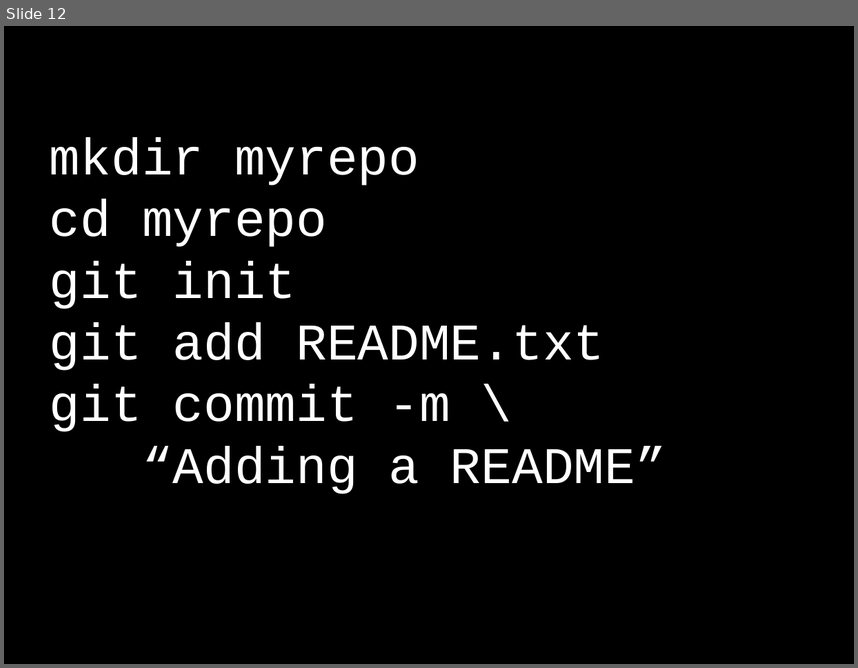
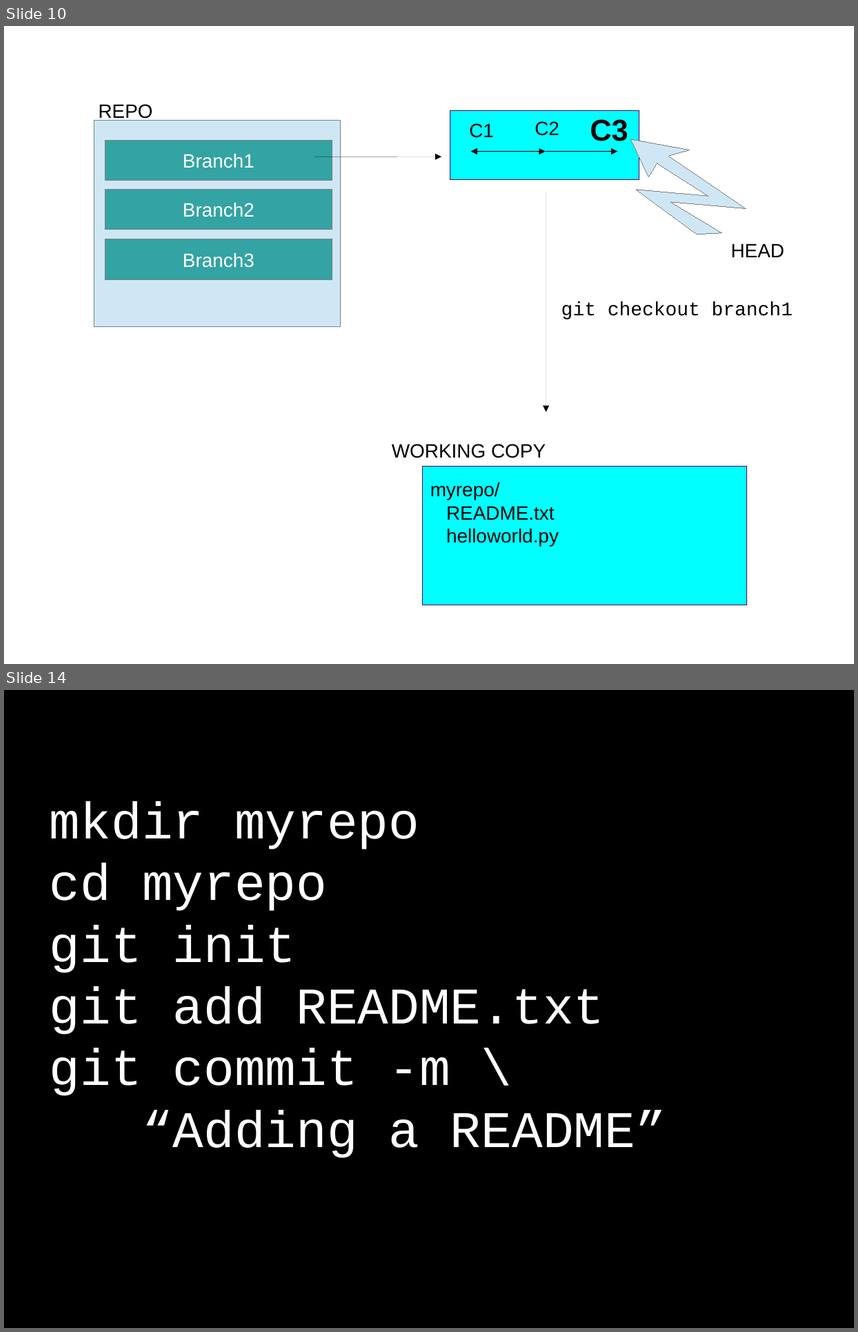
Before and after one commit to selenamarie/pyladiespdx-classes, a slide deck: intro_to_git/intro to git - branching and merging.odp. Shown one above the other, each under a label of ours: slide 12 before the commit, slides 10 and 14 after it; the slides between them are not shown. The pictures are 858x668 and 858x1332 pixels, drawn with LibreOffice and Linux fonts; fonts in the diff are those of the drawing; background and template pictures are left out. Boxes give left, top, right and bottom in pixels: in the first picture for what was removed or moved away, otherwise in the second. Text is boxed around its words. In the diff, an @@ line names an element or a change of style, - is before the commit and + after.

```diff
--- a/intro_to_git/intro to git - branching and merging.odp
+++ b/intro_to_git/intro to git - branching and merging.odp
@@ slide 10 added at box(4, 26, 854, 664), background picture (left out) @@
@@ text added at box(99, 104, 153, 121), 18 pt, text #000000 @@
+REPO
@@ text added at box(458, 89, 530, 110), 18 pt, text #FFFFFF @@
+Branch1
@@ rectangle added at box(94, 120, 341, 327), fill #CFE7F5, outline #808080 0 pt @@
@@ rectangle added at box(450, 110, 639, 179), fill #00FFFF, outline #660066 0 pt @@
@@ text added at box(469, 123, 494, 138), 18 pt, text #000000 @@
+C1
@@ text added at box(535, 121, 559, 136), 18 pt, text #000000 @@
+C2
@@ text added at box(590, 119, 628, 141), 28 pt, text #000000, bold @@
+C3
@@ rectangle added at box(105, 140, 332, 181), fill #33A3A3, outline #808080 0 pt, 18 pt, text #FFFFFF @@
+Branch1
@@ freeform shape added at box(631, 139, 746, 234), fill #CFE7F5, outline #808080 0 pt @@
@@ line added at box(314, 156, 441, 156), outline #000000 0 pt, 12 pt, text #FFFFFF @@
+contains
@@ elbow double arrow added from (471, 151) to (546, 151), #000000 0 pt @@
@@ elbow arrow added from (546, 151) to (618, 151), #000000 0 pt @@
@@ rectangle added at box(105, 190, 332, 230), fill #33A3A3, outline #808080 0 pt, 18 pt, text #FFFFFF @@
+Branch2
@@ arrow added from (546, 191) to (546, 412), #000000 0 pt @@
@@ rectangle added at box(105, 239, 332, 279), fill #33A3A3, outline #808080 0 pt, 18 pt, text #FFFFFF @@
+Branch3
@@ text added at box(731, 243, 785, 257), 18 pt, text #000000 @@
+HEAD
@@ text added at box(562, 301, 793, 319), 18 pt, text #000000 @@
+git checkout branch1
@@ text added at box(392, 443, 546, 458), 18 pt, text #000000 @@
+WORKING COPY
@@ rectangle added at box(423, 466, 747, 604), fill #00FFFF, outline #660066 0 pt, 18 pt, text #000000 @@
+myrepo/
+README.txt
+helloworld.py
@@ what was slide 12 is now slide 14 @@
```
Also in this commit, not shown: 14 slides changed, 1 other slide added, 1 slide removed, 2 other files.
